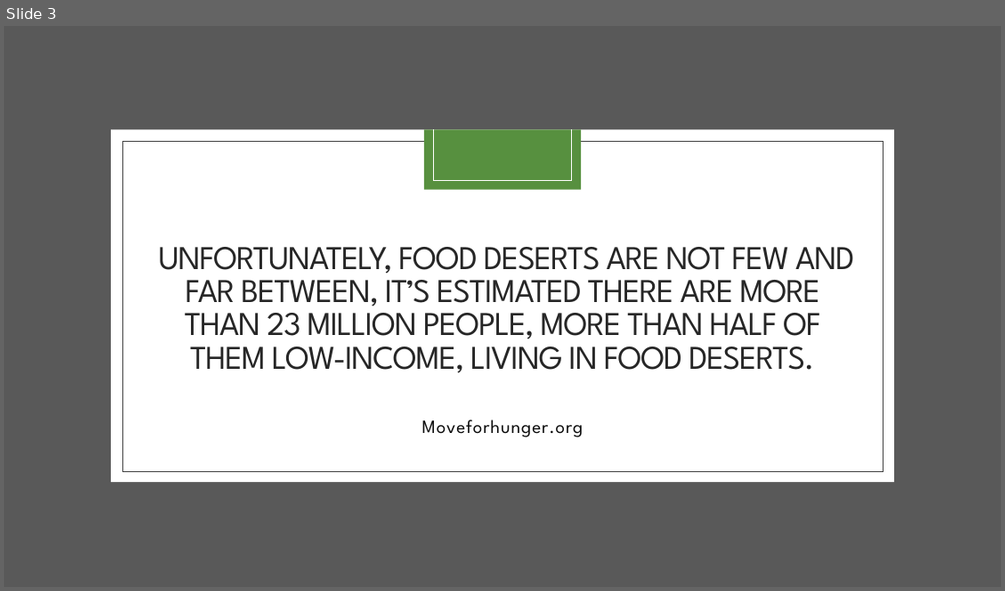
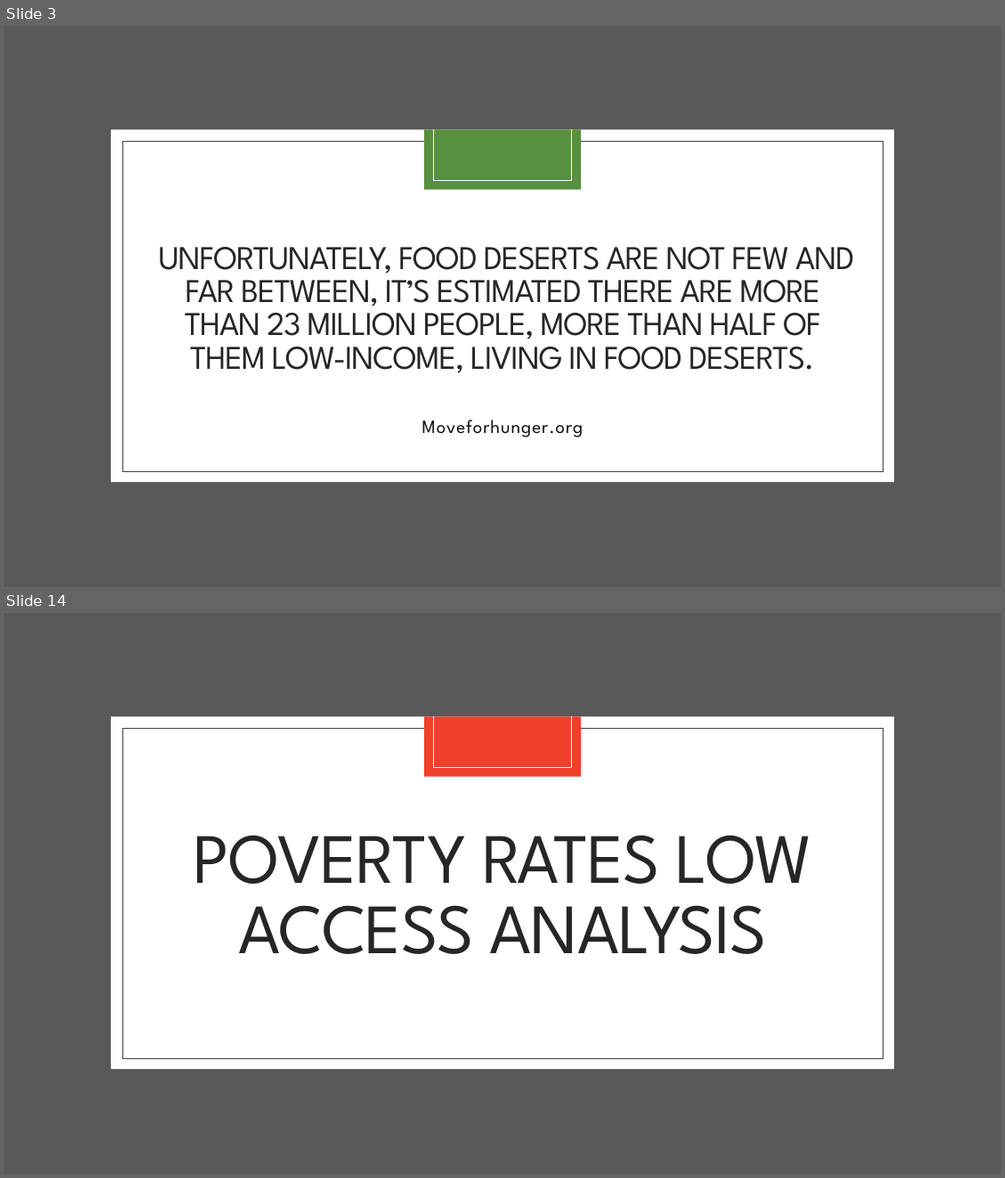
Before and after one commit to marybellavia/project-one, a slide deck: Urban Food Deserts.pptx. Shown one above the other, each under a label of ours: slide 3 before the commit, slides 3 and 14 after it; the slides between them are not shown. The pictures are 1005x591 and 1005x1178 pixels, drawn with LibreOffice and Linux fonts; fonts in the diff are those of the drawing. Boxes give left, top, right and bottom in pixels: in the first picture for what was removed or moved away, otherwise in the second. Text is boxed around its words. In the diff, an @@ line names an element or a change of style, - is before the commit and + after.

```diff
--- a/Urban Food Deserts.pptx
+++ b/Urban Food Deserts.pptx
@@ slide 14 added at [4, 613, 1001, 1174], background #FFFFFF; not listed: 6 template elements that a slide beside it also shows @@
@@ rectangle added at [424, 717, 582, 777], fill #F03F2B @@
@@ title added at [194, 835, 812, 954], 68 pt, text #262626 @@
+POVERTY RATES LOW ACCESS ANALYSIS
```
Also in this commit, not shown: 1 slide changed, 12 other slides added, 2 slides removed, 1 other file.
